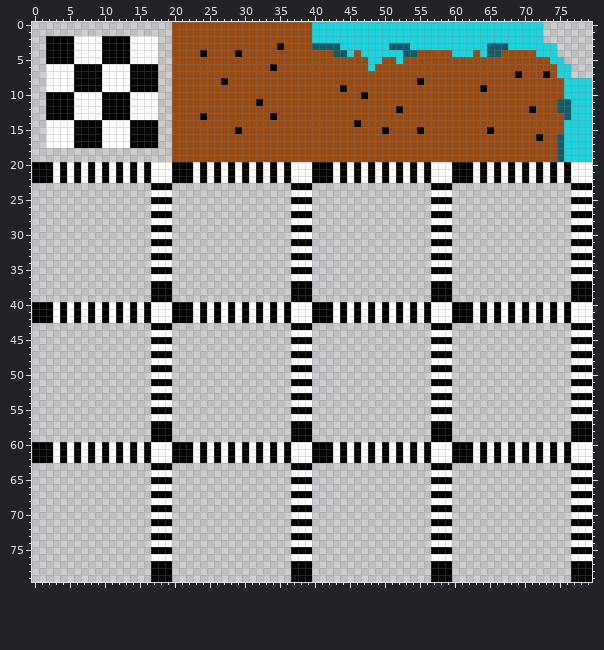
Edited in one commit: sprite sheet (Up Unwell/tilesets/Basic_ground_Tile/output_tileset.png). This is how it looked before the edit.
The file is 80x80 pixels.
New version:
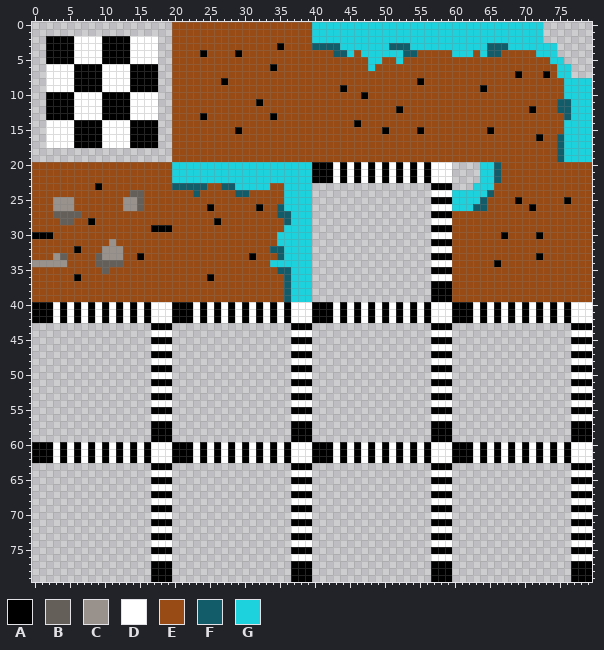
Palette (. is transparent): A #000000  B #655f5a  C #99918b  D #ffffff  E #994b16  F #125b69  G #1dd2dd
Edits made:
Changed rows in their new state; - is an unchanged pixel.
first column x 0:
20 EEEEEEEEEEEEEEEEEEEEGGGGGGGGGGGGGGGGGGGG--------------------....GGFEEEEEEEEEEEEE
21 EEEEEEEEEEEEEEEEEEEEGGGGGGGGGGGGGGGGGGGG--------------------....GGFEEEEEEEEEEEEE
22 EEEEEEEEEEEEEEEEEEEEGGGGGGGGGGGGGGGGGGGG--------------------....GGFEEEEEEEEEEEEE
23 EEEEEEEEEAEEEEEEEEEEFFFFFEEFFGGGGGEEGGGG-----------------------GGGEEEEEEEEEEEEEE
24 EEEEEEEEEEEEEEBBEEEEEEEFEEEEEFFEEEEEGGGG--------------------GGGGGFEEEEEEEEEEEEEE
25 EEECCCEEEEEEECCBEEEEEEEEEEEEEEEEEEEEGGGG--------------------GGGGFEEEEAEEEEEEAEEE
26 EEECCCEEEEEEECCBEEEEEEEEEAEEEEEEAEEFGGGG--------------------GGGFFEEEEEEAEEEEEEEE
27 EEEBBBBEEEEEEEEEEEEEEEEEEEEEEEEEEEEFFGGG--------------------EEEEEEEEEEEEEEEEEEEE
28 EEEEBBEEAEEEEEEEEEEEEEEEEEAEEEEEEEEEFGGG--------------------EEEEEEEEEEEEEEEEEEEE
29 EEEEEEEEEEEEEEEEE---EEEEEEEEEEEEEEEEGGGG--------------------EEEEEEEEEEEEEEEEEEEE
30 AAAEEEEEEEEEEEEEEEEEEEEEEEEEEEEEEEEGGGGG--------------------EEEEEEEAEEEEAEEEEEEE
31 EEEEEEEEEEECEEEEEEEEEEEEEEEEEEEEEEEGGGGG--------------------EEEEEEEEEEEEEEEEEEEE
32 EEEEEEAEEECCCEEEEEEEEEEEEEEEEEEEEEFFGGGG--------------------EEEEEEEEEEEEEEEEEEEE
33 EEECBEEEEBCCCEEAEEEEEEEEEEEEEEEAEEEFGGGG--------------------EEEEEEEEEEEEAEEEEEEE
34 CCCCCEEEEBBBBEEEEEEEEEEEEEEEEEEEEEGGGGGG--------------------EEEEEEAEEEEEEEEEEEEE
35 EEEEEEEEEEBEEEEEEEEEEEEEEEEEEEEEEEEFFGGG--------------------EEEEEEEEEEEEEEEEEEEE
36 EEEEEEAEEEEEEEEEEEEEEEEEEAEEEEEEEEEEFGGG--------------------EEEEEEEEEEEEEEEEEEEE
37 EEEEEEEEEEEEEEEEEEEEEEEEEEEEEEEEEEEEFGGG--------------------EEEEEEEEEEEEEEEEEEEE
38 EEEEEEEEEEEEEEEEEEEEEEEEEEEEEEEEEEEEFGGG--------------------EEEEEEEEEEEEEEEEEEEE
39 EEEEEEEEEEEEEEEEEEEEEEEEEEEEEEEEEEEEFGGG--------------------EEEEEEEEEEEEEEEEEEEE
